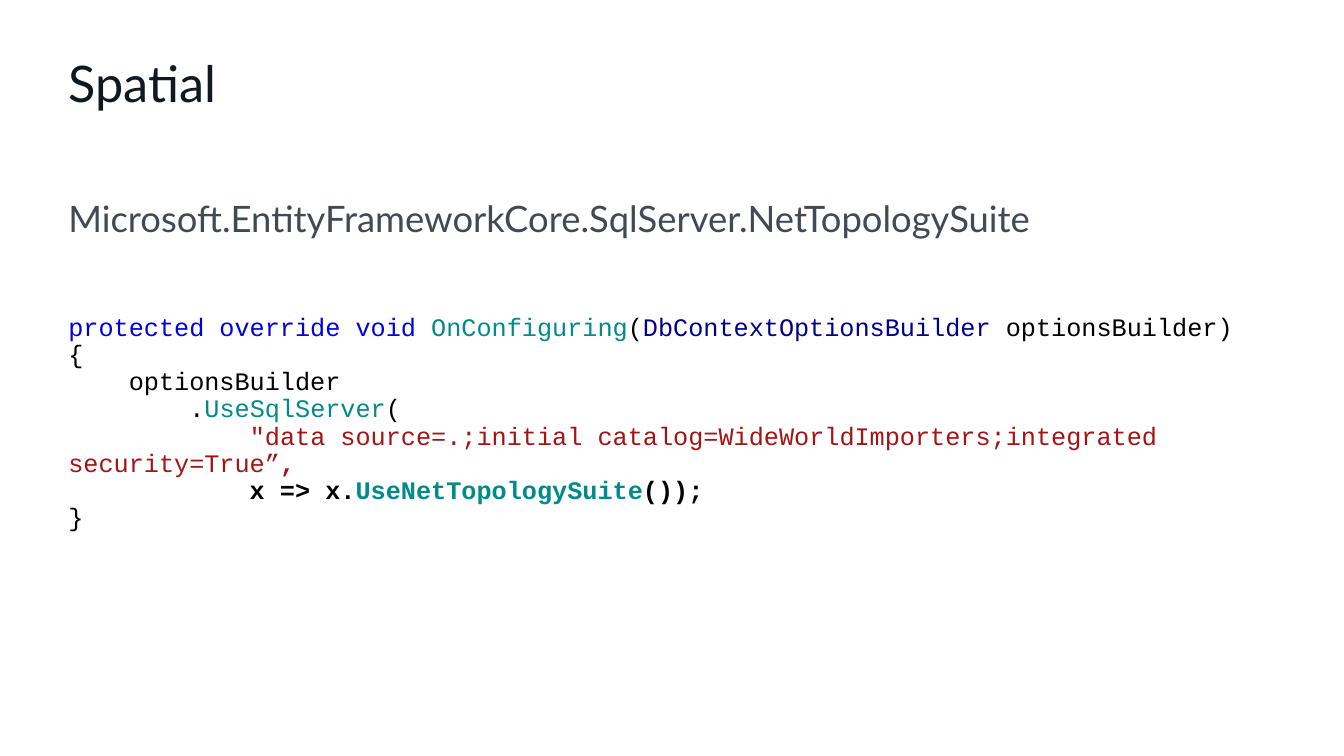
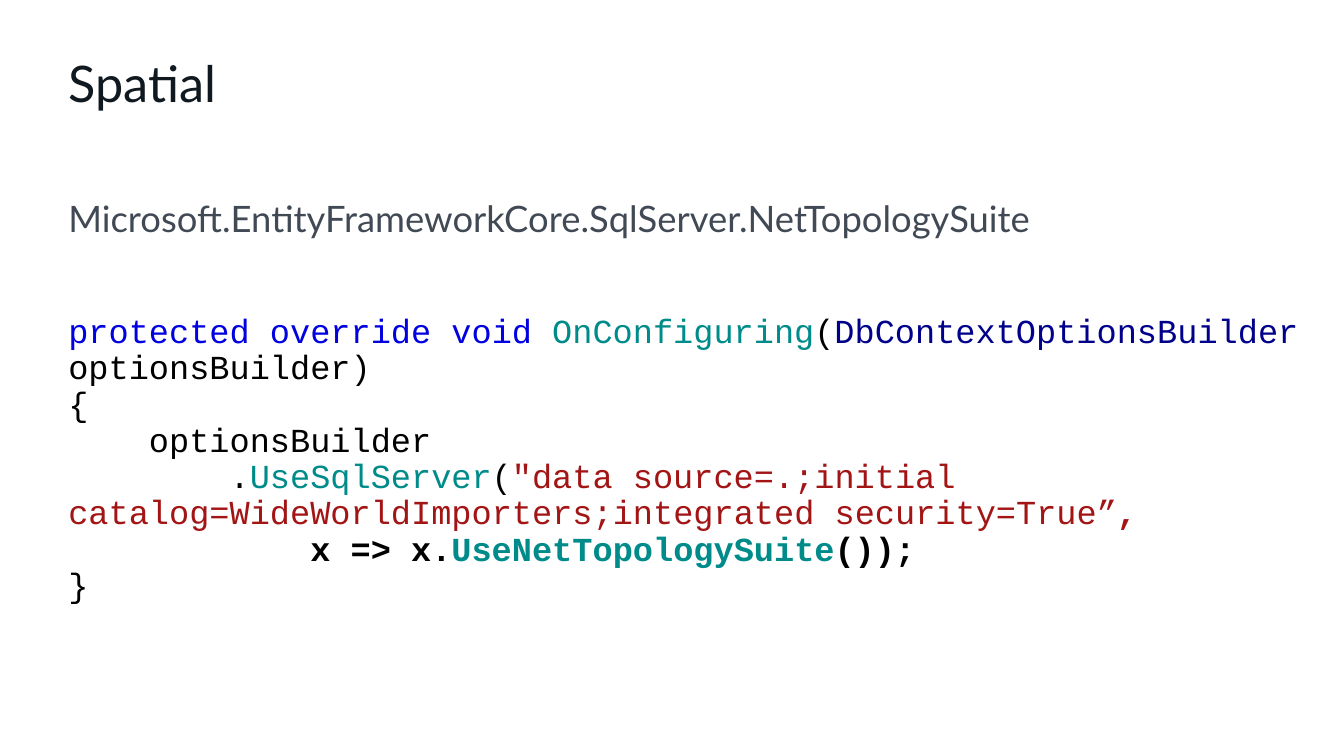
Before and after one commit to cwoodruff/EFCore3Demos, a slide deck: slide 38 of What’s new in Entity Framework Core 3.1.pptx (slide 30 before the commit). Drawn at 1344x756 pixels with LibreOffice and Linux fonts; fonts in the diff are those of the drawing. Boxes give left, top, right and bottom in pixels: in the first picture for what was removed or moved away, otherwise in the second. Text is boxed around its words. In the diff, an @@ line names an element or a change of style, - is before the commit and + after.

Commit message:
added slides for talk

```diff
--- a/What’s new in Entity Framework Core 3.1.pptx
+++ b/What’s new in Entity Framework Core 3.1.pptx
@@ text at (68,319,1298,568): text changed; size 18 to 24 pt @@
-protected override void OnConfiguring(DbContextOptionsBuilder optionsBuilder)
-{
-optionsBuilder
-.UseSqlServer(
-"data source=.;initial catalog=WideWorldImporters;integrated security=True”,
-x => x.UseNetTopologySuite());
-}
+protected override void OnConfiguring(DbContextOptionsBuilder optionsBuilder)
+{
+optionsBuilder
+.UseSqlServer("data source=.;initial catalog=WideWorldImporters;integrated security=True”,
+x => x.UseNetTopologySuite());
+}
```
Also in this commit, not shown: 10 other slides changed, 8 slides added, 5 slides removed.
